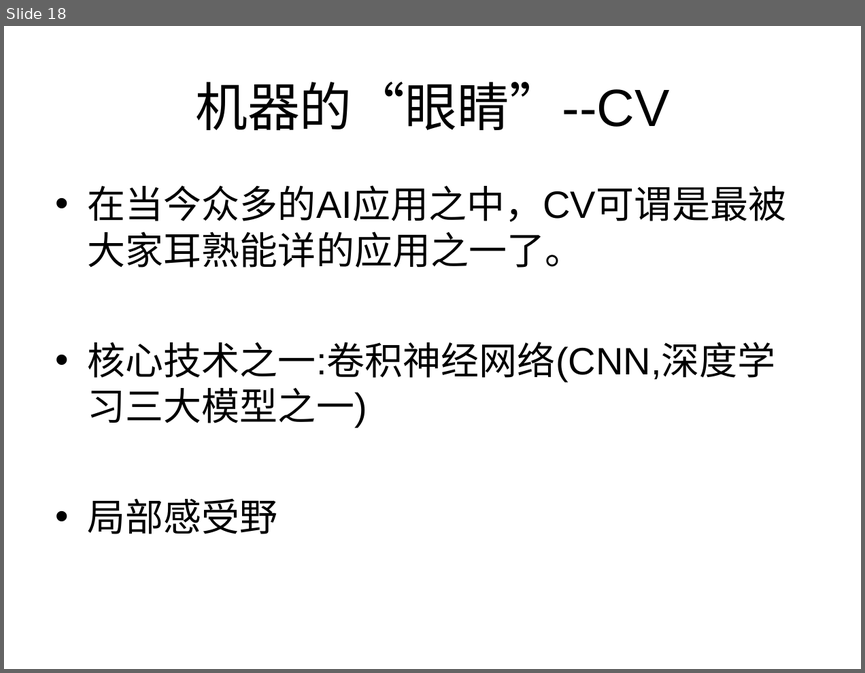
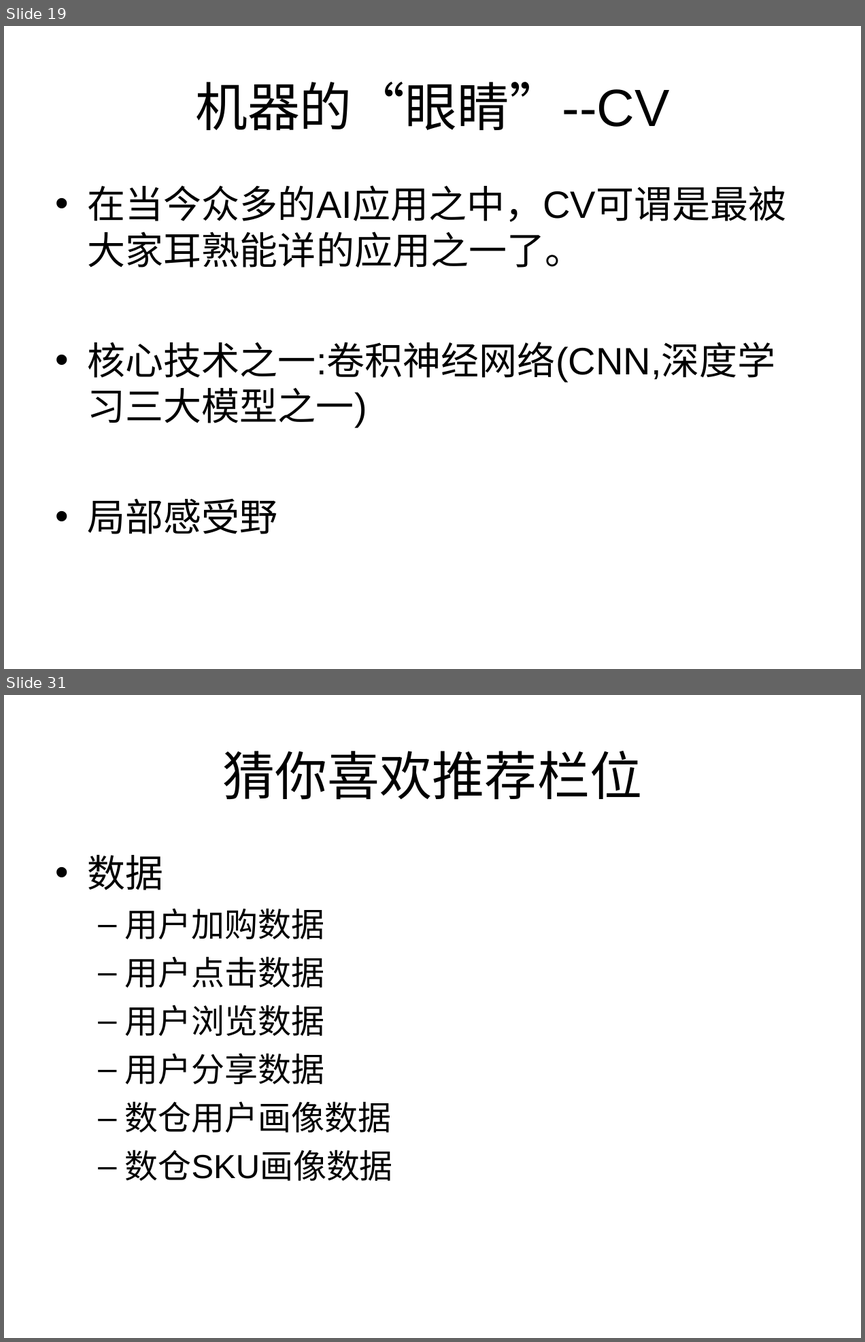
Before and after one commit to zhijie-ai/RL, a slide deck: rl-rec-practice/topk/code/AI的过去现在及未来.ppt. Shown one above the other, each under a label of ours: slide 18 before the commit, slides 19 and 31 after it; the slides between them are not shown. The pictures are 865x673 and 865x1342 pixels, drawn with LibreOffice and Linux fonts; fonts in the diff are those of the drawing. Boxes give left, top, right and bottom in pixels: in the first picture for what was removed or moved away, otherwise in the second. Text is boxed around its words. In the diff, an @@ line names an element or a change of style, - is before the commit and + after.

```diff
--- a/rl-rec-practice/topk/code/AI的过去现在及未来.ppt
+++ b/rl-rec-practice/topk/code/AI的过去现在及未来.ppt
@@ slide 31 added at (4,695,861,1338), background #FFFFFF @@
@@ title added at (223,751,642,800), 44 pt, text #000000 @@
+猜你喜欢推荐栏位
@@ text added at (88,855,393,1181), 28 pt, text #000000 @@
+• 数据
+  – 用户加购数据
+  – 用户点击数据
+  – 用户浏览数据
+  – 用户分享数据
+  – 数仓用户画像数据
+  – 数仓SKU画像数据
@@ what was slide 18 is now slide 19 @@
```
Also in this commit, not shown: 8 slides changed, 18 other slides added, 1 slide removed, 8 other files.
